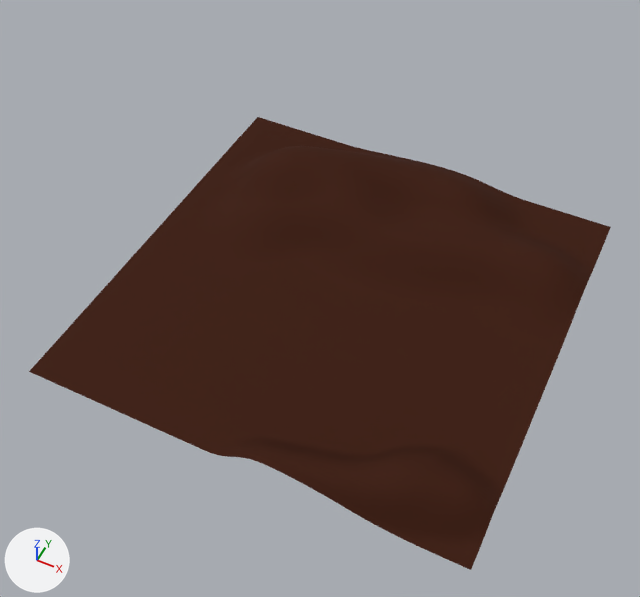
The Blender file OriginalModels/Terrain/terrainLowPoly.blend as it was, and as the next commit left it.
Before and after are seen from a camera (50 mm lens) standing at (55.6, -131.4, 149.8) and looking at (-3.2, -13.9, 2.9). The axes (+X, +Y, +Z) are drawn at lower left. The lights are the same throughout.

The scene before the commit, as lines of its bpy script (objects in view):
```python
me_plane = bpy.data.meshes.new('Plane')
me_plane.from_pydata(...)  # 7417 vertices, 7545 faces; spans x -50.0..50.0, y -50.0..50.0, z 0.0..10.5
me_plane.materials.append(mat_material)  # brown #412015
ob_plane = bpy.data.objects.new('Plane', me_plane)
ob_plane.location = (-1.5, -6.3, -2.3)
```
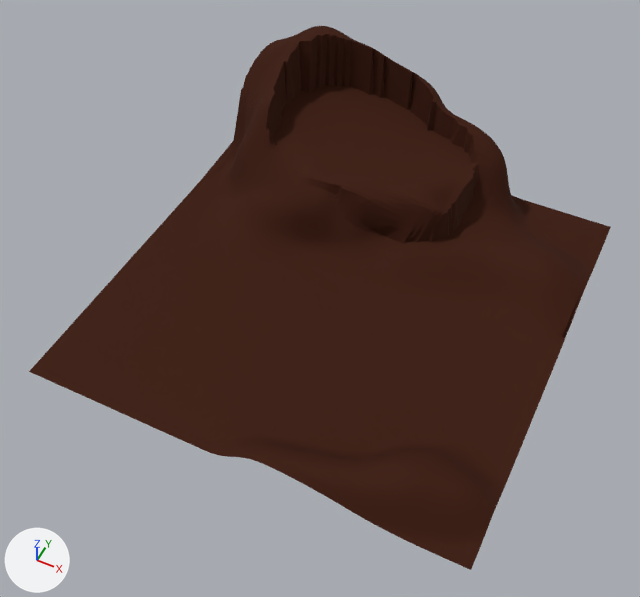
The newer file is also turned or shifted as a whole; pictures and numbers use the older file's frame.

Scene script edits in JSON lines:
```json
{"block": "me_plane", "where": "# used by ob_plane; location = (-1.5, -6.3, -2.3)"}
{"op": "remove", "block": "me_plane", "code": "me_plane.from_pydata(...)  # 7417 vertices, 7545 faces; spans x -50.0..50.0, y -50.0..50.0, z 0.0..10.5"}
{"op": "add", "block": "me_plane", "code": "me_plane.from_pydata(...)  # 7417 vertices, 7545 faces; spans x -50.1..50.0, y -50.0..60.4, z 0.0..29.4"}
{"block": "me_plane", "change": "me_plane part 1: 4215 of 7417 vertices moved; they spanned x -50.0..49.2, y 7.0..50.0, z 0.0..10.5 and now span x -50.1..49.2, y 7.0..60.4, z 0.1..29.4; mean shift (-0.9, 2.6, 7.0); largest move (-26.9, 42.6, 1.0) -> (-33.5, 58.3, 28.5)"}
{"block": "me_plane", "change": "me_plane part 2"}
{"op": "set", "path": "me_plane.vertices[147].co", "old": "(50.0, 11.2, 0.2)", "new": "(50.0, 11.2, 14.8)", "note": "pixel (566, 334) -> pixel (581, 290)"}
```

Location of each change, [x1, y1, x2, y2] in pixels of the pictures (640 x 597 px; the box of a moved part takes in the faces that stretch with it):
```json
{"object": "Plane", "change": "reshaped", "before": [29, 117, 611, 570], "after": [29, 26, 611, 570], "on screen": "20% taller"}
{"part": 1, "of": "me_plane", "change": "moved or reshaped", "before": [201, 117, 611, 280], "after": [201, 26, 611, 280]}
{"part": 2, "of": "me_plane", "change": "moved or reshaped", "before": [562, 330, 568, 338], "after": [562, 292, 581, 338]}
```
